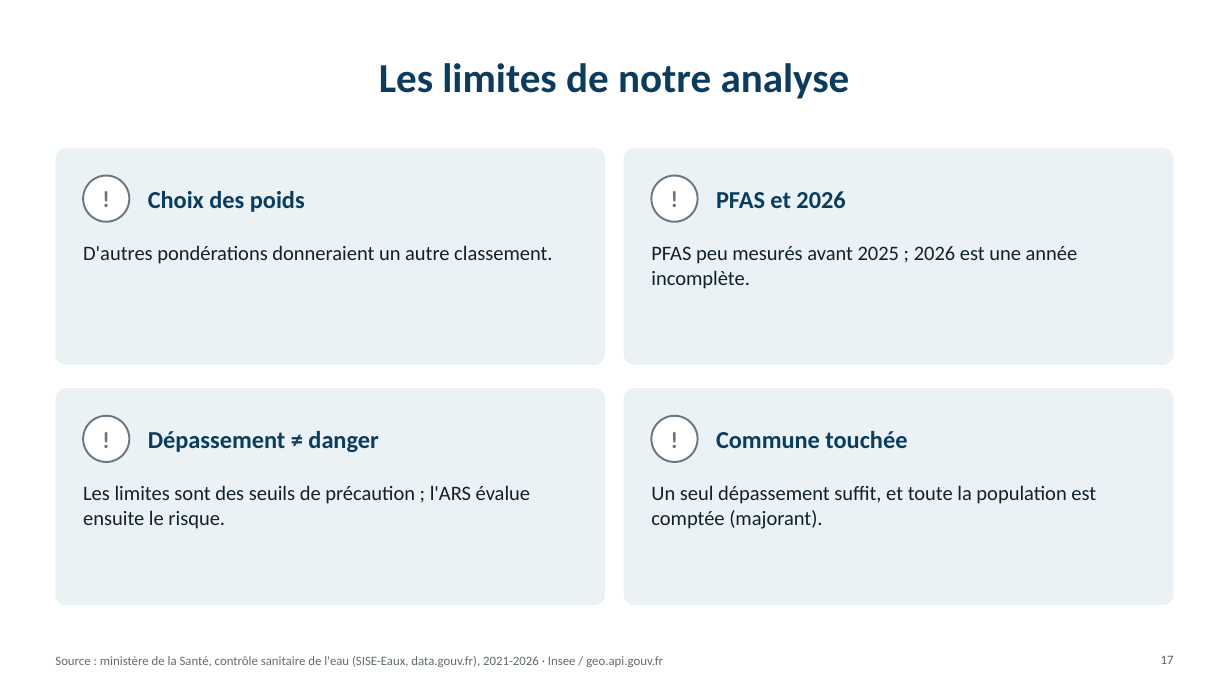
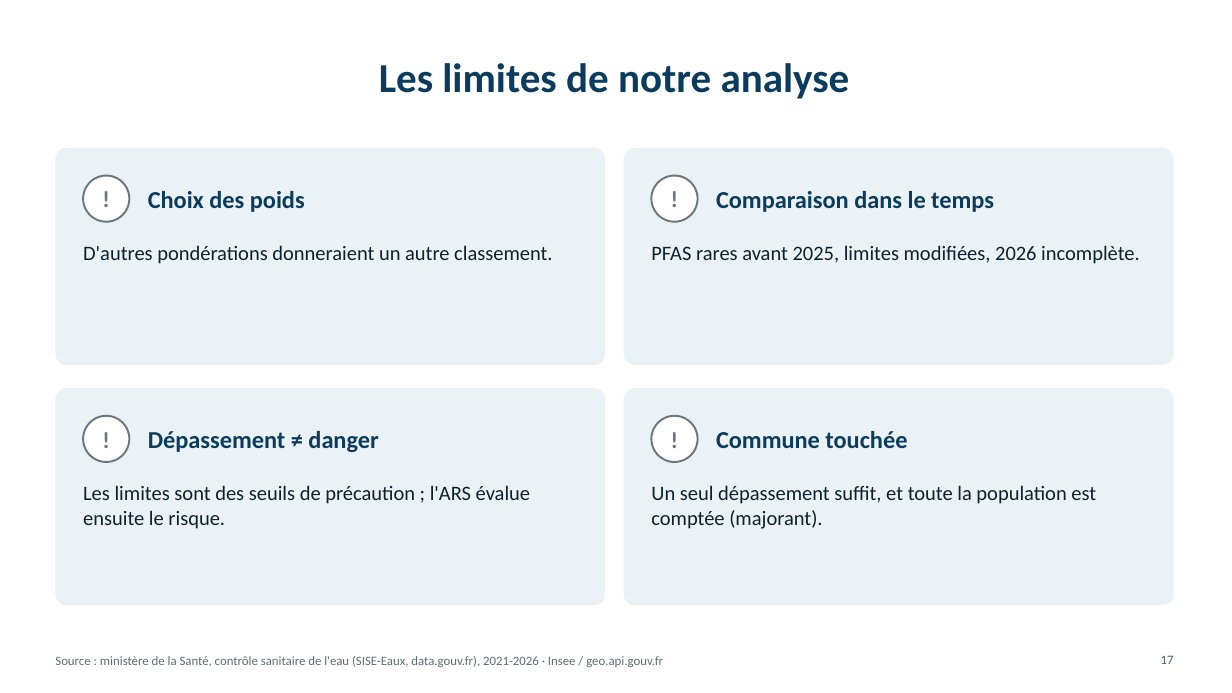
Before and after one commit to akka-ben/dataviz-qualite-eau, a slide deck: slide 17 of Presentation_Eau_du_robinet_v2.pptx. Drawn at 1232x693 pixels with LibreOffice and Linux fonts; fonts in the diff are those of the drawing. Boxes give left, top, right and bottom in pixels: in the first picture for what was removed or moved away, otherwise in the second. Text is boxed around its words. In the diff, an @@ line names an element or a change of style, - is before the commit and + after.

```diff
--- a/Presentation_Eau_du_robinet_v2.pptx
+++ b/Presentation_Eau_du_robinet_v2.pptx
@@ text at (x1=716, y1=191, x2=994, y2=212): text changed @@
-PFAS et 2026
+Comparaison dans le temps
@@ text at (x1=651, y1=245, x2=1140, y2=264): text changed @@
-PFAS peu mesurés avant 2025 ; 2026 est une année incomplète.
+PFAS rares avant 2025, limites modifiées, 2026 incomplète.
```
Also in this commit, not shown: 11 other slides changed, 23 other files.
